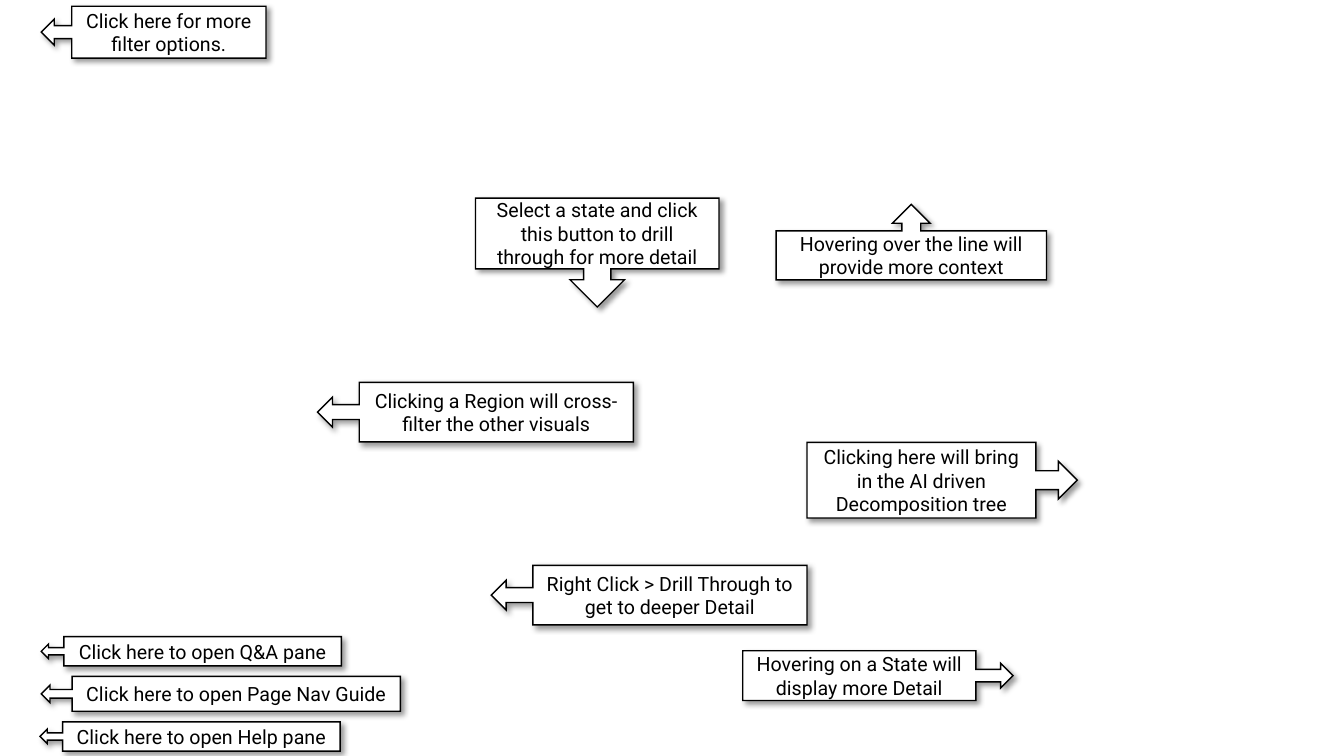
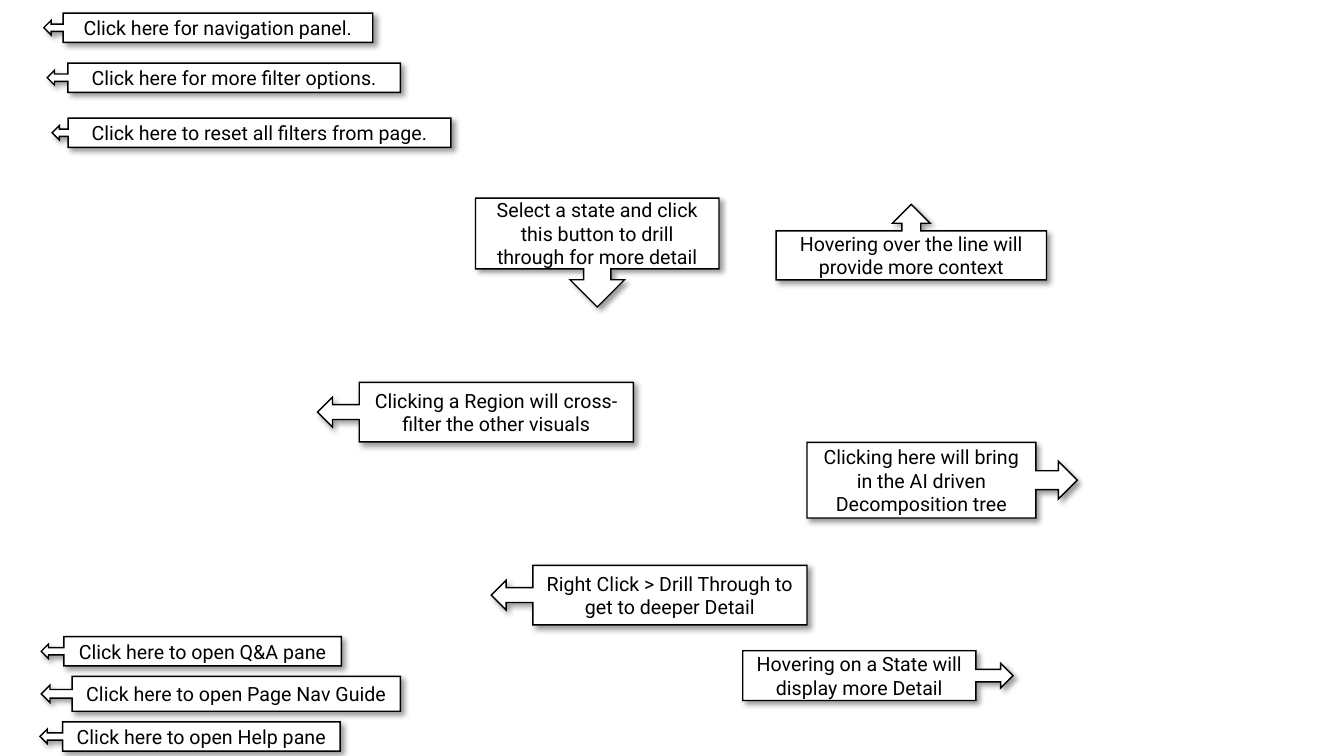
Before and after one commit to pranamg/powerbi-demo, a slide deck: slide 3 of 01-AdventureWorks DW/00-Assets/nav-pane-bg.pptx. Drawn at 1344x756 pixels with LibreOffice and Linux fonts; fonts in the diff are those of the drawing. Boxes give left, top, right and bottom in pixels: in the first picture for what was removed or moved away, otherwise in the second. Text is boxed around its words. In the diff, an @@ line names an element or a change of style, - is before the commit and + after.

Commit message:
Updated Nav Pane Background & Overlay Guide Panel

```diff
--- a/01-AdventureWorks DW/00-Assets/nav-pane-bg.pptx
+++ b/01-AdventureWorks DW/00-Assets/nav-pane-bg.pptx
@@ left arrow callout "Click here for navigation panel.": place and size @@
-left arrow callout "Click here for navigation panel." at (41,6,266,57)
+left arrow callout "Click here for navigation panel." at (43,13,372,42)
@@ left arrow callout "Click here for navigation panel." at (43,13,372,42): proportions changed @@
@@ text in left arrow callout at (84,20,352,39): text changed @@
-Click here for more filter options.
+Click here for navigation panel.
@@ left arrow callout added at (47,64,400,93), fill #FFFFFF, outline #000000 1 pt, 14 pt, text #000000 @@
+Click here for more filter options.
@@ left arrow callout added at (52,118,452,147), fill #FFFFFF, outline #000000 1 pt, 14 pt, text #000000 @@
+Click here to reset all filters from page.
```
Also in this commit, not shown: 2 other slides changed, 3 other files.
